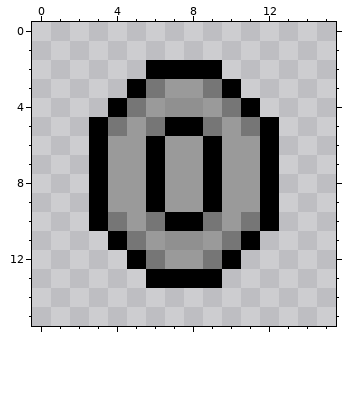
Two states of a pixel-art file, images/objects/coin.aseprite. Above is the file before it was changed.
16x16 pixels, 1 frame.
Once edited:
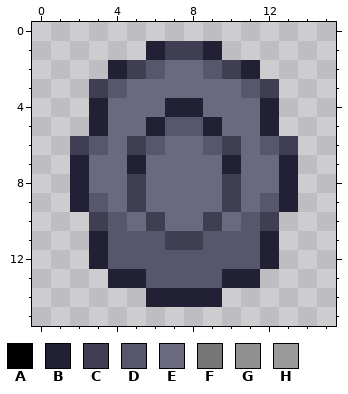
Palette (. is transparent): A #000000  B #222034  C #403e53  D #58566d  E #6b697f  F #767676  G #909090  H #9a9a9a
Change:
Changed rows in their new state; - is an unchanged pixel.
first column x 2:
 1 ----BCCB----
 2 --BCDEEDCB--
 3 -CDEEEEEEDC-
 4 -BEEEBBEEEB-
 5 -BEEBDDBEEB-
 6 CDECDEEDCEDC
 7 BEEBEEEEBEEB
 8 BEECEEEECEEB
 9 BDECEEEECEDB
10 -CDECEECEDC-
11 -BDDDCCDDDB-
12 -BDDDDDDDDB-
13 --BBDDDDBB--
14 ----BBBB----
